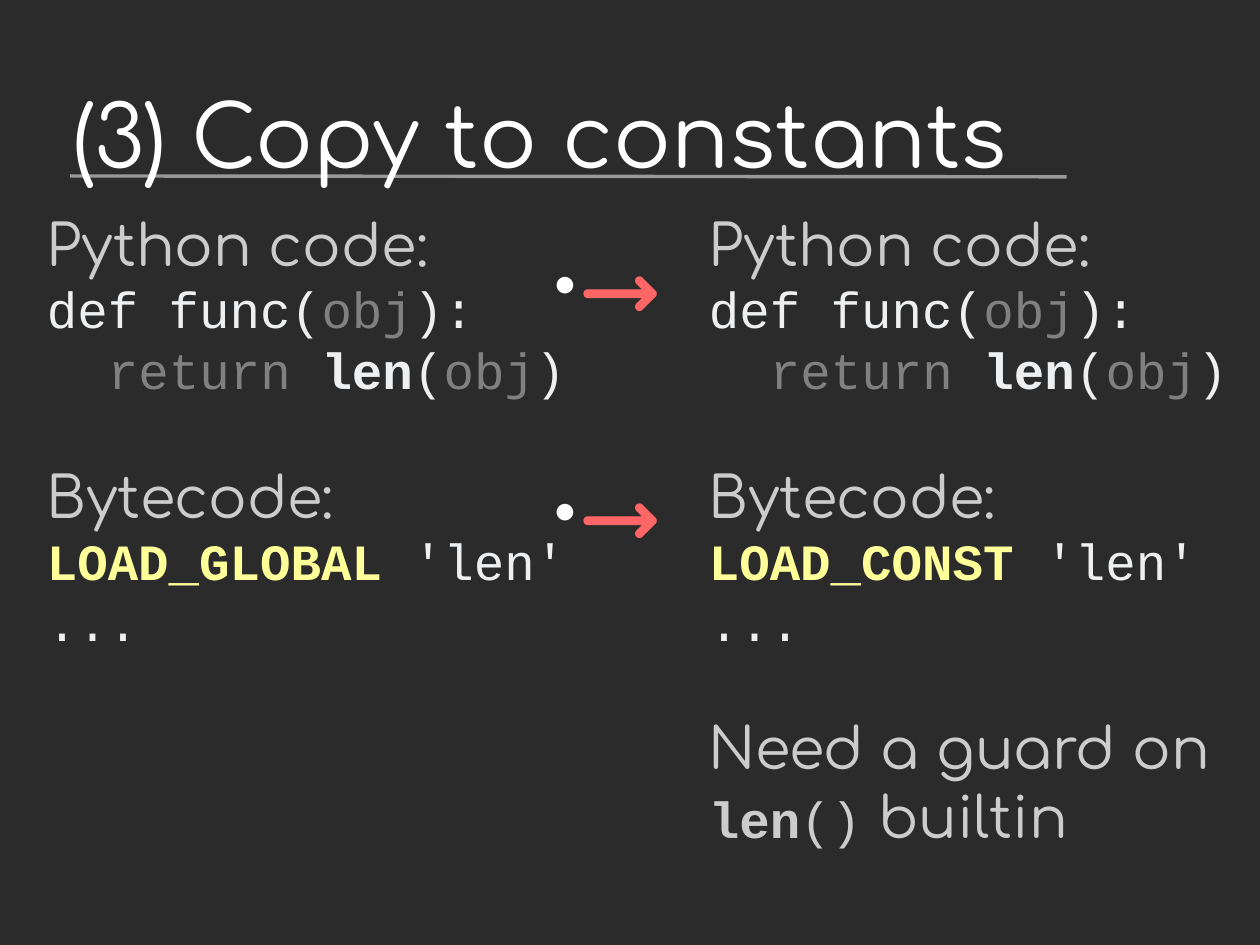
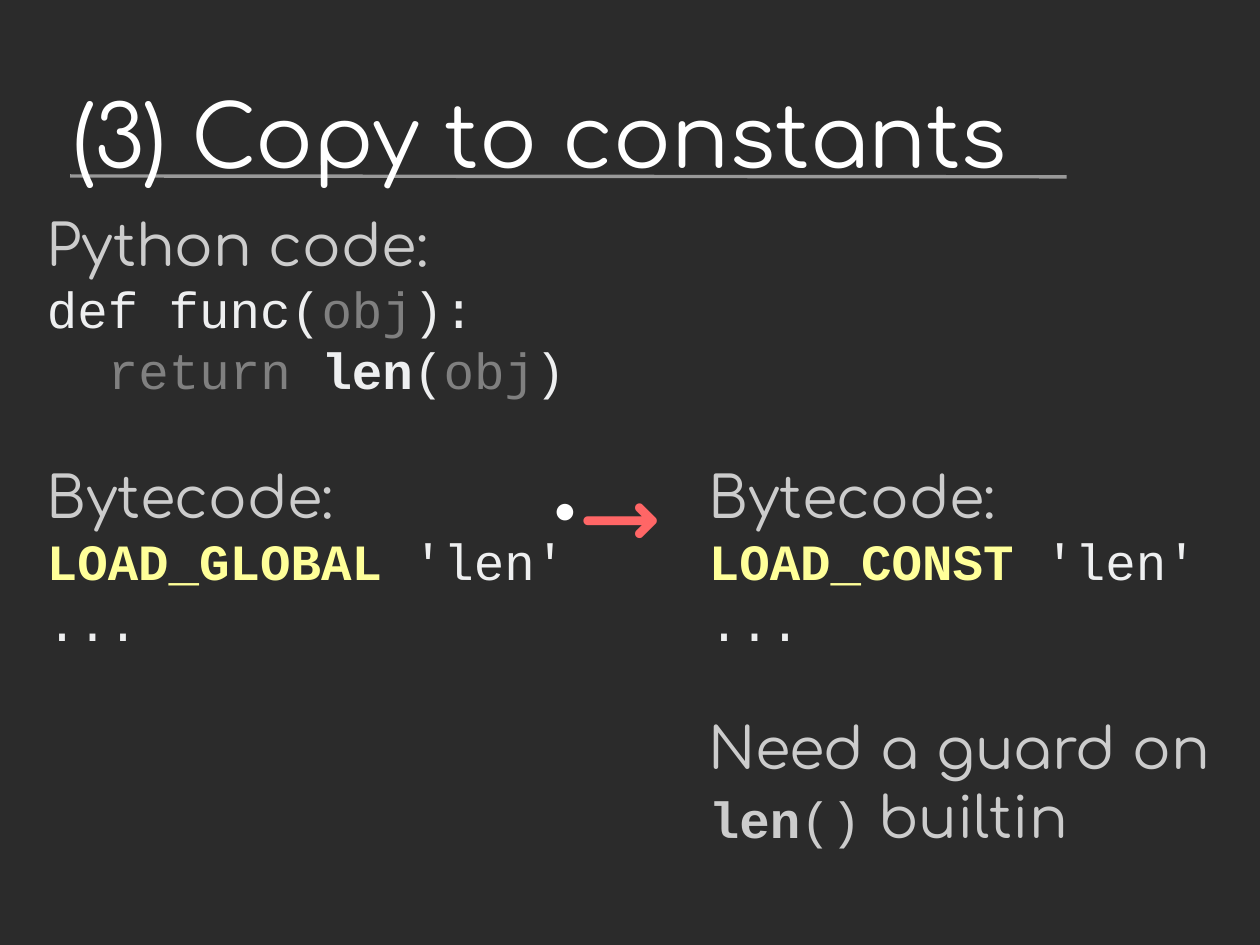
Before and after one commit to vstinner/talks, a slide deck: slide 26 of 2016-FOSDEM/fat_python.odp. Drawn at 1260x945 pixels with LibreOffice and Linux fonts; fonts in the diff are those of the drawing; background and template pictures are left out; a plain dark background stands for a picture behind light text. Boxes give left, top, right and bottom in pixels: in the first picture for what was removed or moved away, otherwise in the second. Text is boxed around its words. In the diff, an @@ line names an element or a change of style, - is before the commit and + after.

Commit message:
slides

```diff
--- a/2016-FOSDEM/fat_python.odp
+++ b/2016-FOSDEM/fat_python.odp
@@ text removed at <box>542,226,751,367</box> @@
-● →
@@ text at <box>709,543,1210,849</box>: text changed; size 32 to 36 pt; font Courier New to Comfortaa @@
-Python code:
-def func(obj):
-return len(obj)
-Bytecode:
-LOAD_CONST 'len'
-...
-Need a guard on len() builtin
+Bytecode:
+LOAD_CONST 'len'
+...
+Need a guard on len() builtin
```
Also in this commit, not shown: 8 other slides changed, 4 slides added, 1 other file.
